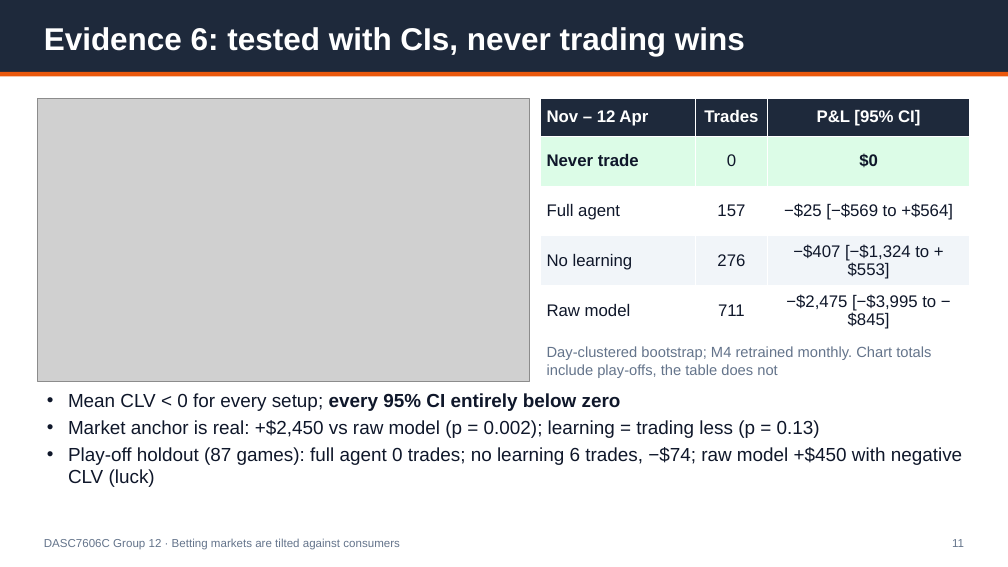
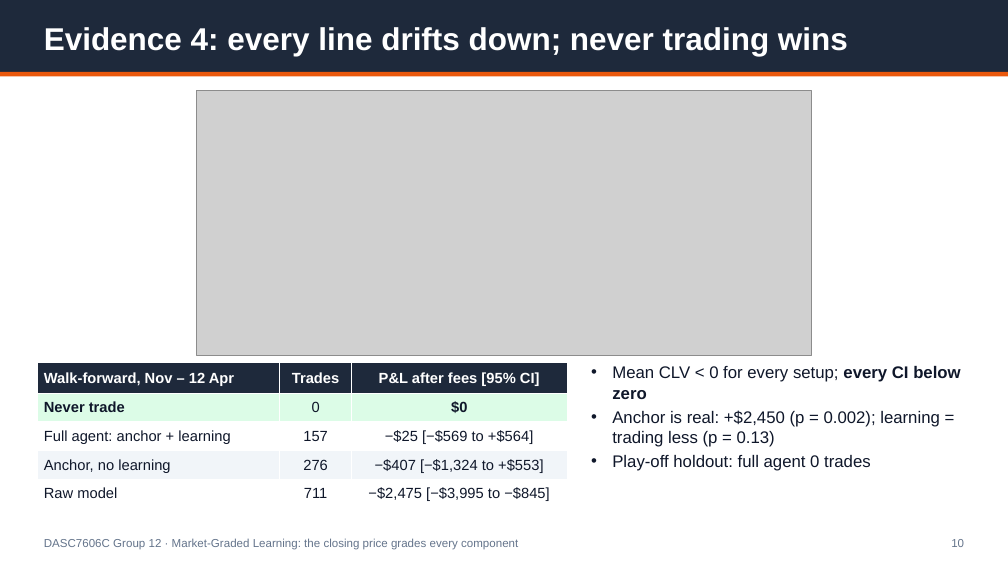
Before and after one commit to Michaelyzr/nba-agent, a slide deck: slide 10 of presentation/nba_agent_deck.pptx (slide 11 before the commit). Drawn at 1008x567 pixels with LibreOffice and Linux fonts; fonts in the diff are those of the drawing; grey boxes stand for pictures. Boxes give left, top, right and bottom in pixels: in the first picture for what was removed or moved away, otherwise in the second. Text is boxed around its words. In the diff, an @@ line names an element or a change of style, - is before the commit and + after.

```diff
--- a/presentation/nba_agent_deck.pptx
+++ b/presentation/nba_agent_deck.pptx
@@ text at (44, 27, 848, 56): text changed @@
-Evidence 6: tested with CIs, never trading wins
+Evidence 4: every line drifts down; never trading wins
@@ picture: place and size @@
-picture at (38, 98, 529, 382)
+picture at (197, 91, 811, 355)
@@ text removed at (547, 346, 931, 378) @@
-Day-clustered bootstrap; M4 retrained monthly. Chart totals include play-offs, the table does not
@@ table at (38, 363, 567, 508) @@
-row 1, column 1: Nov – 12 Apr
+row 1, column 1: Walk-forward, Nov – 12 Apr
-row 1, column 3: P&L [95% CI]
+row 1, column 3: P&L after fees [95% CI]
-row 3, column 1: Full agent
+row 3, column 1: Full agent: anchor + learning
-row 4, column 1: No learning
+row 4, column 1: Anchor, no learning
@@ size 16 to 14 pt in "Trades", "Never trade", "0", "$0" and 7 more places @@
@@ table: place and size @@
-table at (541, 98, 970, 336)
+table at (38, 363, 567, 508)
@@ text at (612, 366, 960, 471): text changed; size 18 to 16 pt @@
-• Mean CLV < 0 for every setup; every 95% CI entirely below zero
-• Market anchor is real: +$2,450 vs raw model (p = 0.002); learning = trading less (p = 0.13)
-• Play-off holdout (87 games): full agent 0 trades; no learning 6 trades, −$74; raw model +$450 with negative CLV (luck)
+• Mean CLV < 0 for every setup; every CI below zero
+• Anchor is real: +$2,450 (p = 0.002); learning = trading less (p = 0.13)
+• Play-off holdout: full agent 0 trades
@@ text at (44, 538, 518, 550): text changed @@
-DASC7606C Group 12 · Betting markets are tilted against consumers
+DASC7606C Group 12 · Market-Graded Learning: the closing price grades every component
@@ text at (951, 539, 964, 547): text changed @@
-11
+10
```
Also in this commit, not shown: 9 other slides changed, 5 slides added, 7 slides removed, 5 other files.
